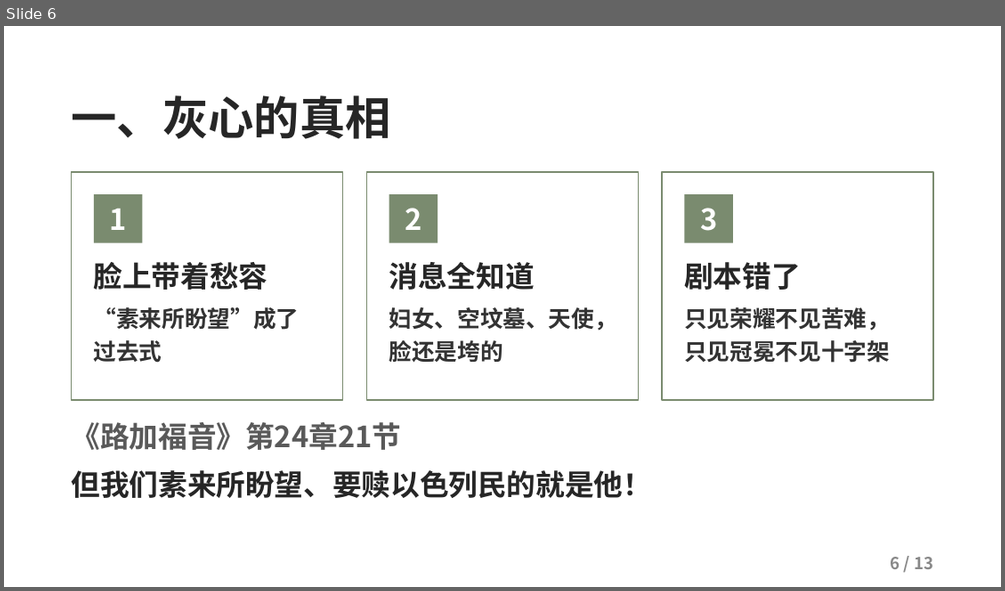
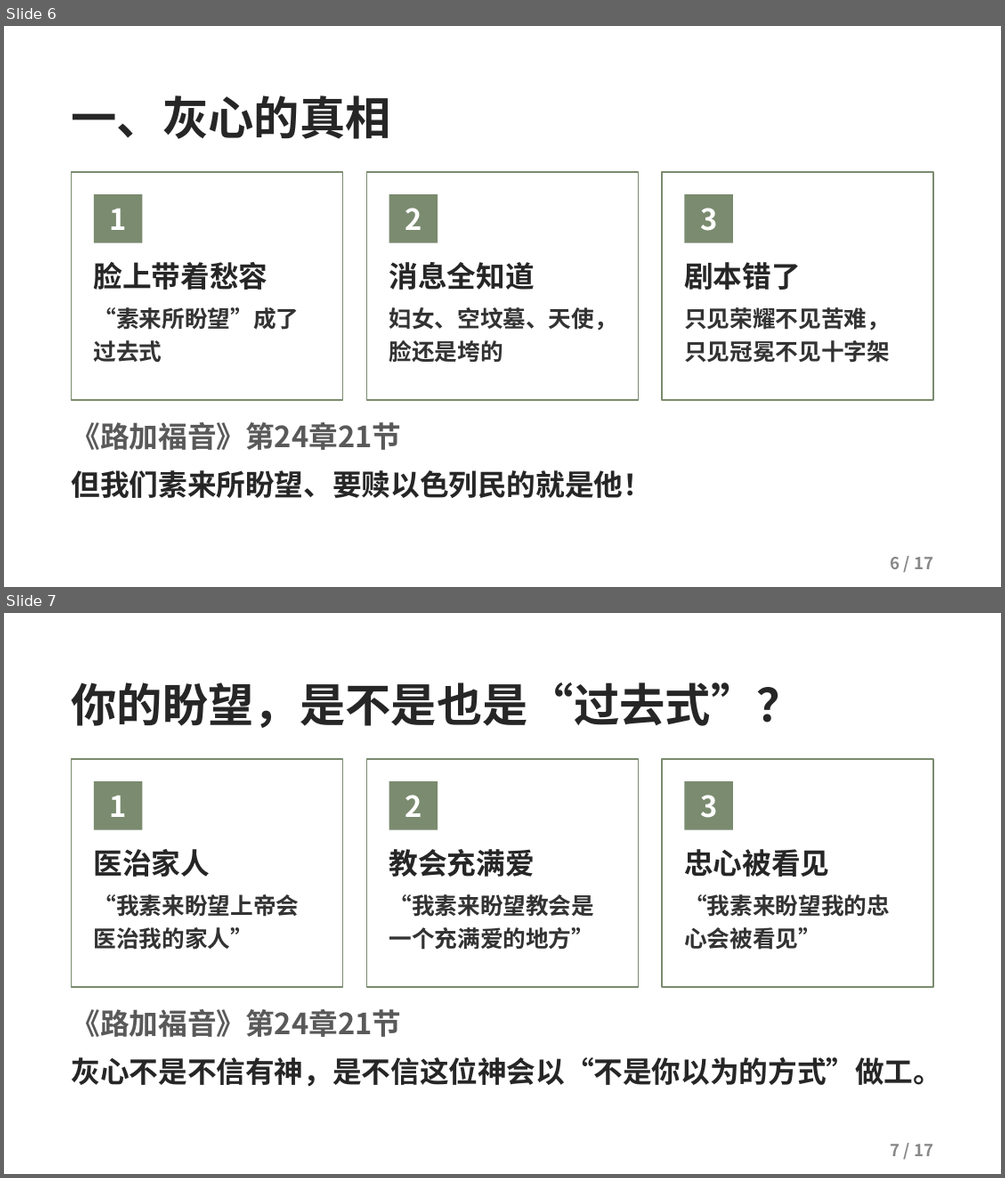
Before and after one commit to kaylechou/propresenter-lyric-tool, a slide deck: docs/从灰心到见证.pptx. Shown one above the other, each under a label of ours: slide 6 before the commit, slides 6 and 7 after it. The pictures are 1005x591 and 1005x1178 pixels, drawn with LibreOffice and Linux fonts; fonts in the diff are those of the drawing; background and template pictures are left out. Boxes give left, top, right and bottom in pixels: in the first picture for what was removed or moved away, otherwise in the second. Text is boxed around its words. In the diff, an @@ line names an element or a change of style, - is before the commit and + after.

Commit message:
更新讲道 PPT《从灰心到见证》v6：内容丰富，新增 4 页（盼望过去式、查经班、为什么是擘饼、呼召），共 17 页

```diff
--- a/docs/从灰心到见证.pptx
+++ b/docs/从灰心到见证.pptx
@@ slide 7 added at [4, 613, 1001, 1174], background picture (left out) @@
@@ text added at [72, 682, 802, 728], 44 pt, text #262626, bold @@
+你的盼望，是不是也是“过去式”？
@@ rectangle added at [72, 759, 343, 987], fill #FFFFFF, outline #7A8B6F 1.25 pt @@
@@ rectangle added at [367, 759, 638, 987], fill #FFFFFF, outline #7A8B6F 1.25 pt @@
@@ rectangle added at [662, 759, 933, 987], fill #FFFFFF, outline #7A8B6F 1.25 pt @@
@@ rectangle added at [94, 781, 142, 830], fill #7A8B6F, 28 pt, text #FFFFFF, bold @@
+1
@@ rectangle added at [389, 781, 437, 830], fill #7A8B6F, 28 pt, text #FFFFFF, bold @@
+2
@@ rectangle added at [685, 781, 733, 830], fill #7A8B6F, 28 pt, text #FFFFFF, bold @@
+3
@@ text added at [94, 849, 299, 949], 22 pt, text #333333, bold @@
+医治家人
+“我素来盼望上帝会医治我的家人”
@@ text added at [389, 849, 595, 949], 22 pt, text #333333, bold @@
+教会充满爱
+“我素来盼望教会是一个充满爱的地方”
@@ text added at [684, 849, 890, 949], 22 pt, text #333333, bold @@
+忠心被看见
+“我素来盼望我的忠心会被看见”
@@ text added at [72, 1009, 943, 1086], 28 pt, text #262626, bold @@
+《路加福音》第24章21节
+灰心不是不信有神，是不信这位神会以“不是你以为的方式”做工。
@@ text added at [890, 1143, 933, 1156], 16 pt, text #888888, bold @@
+7 / 17
@@ slide 6 changed as well @@
@@ text at [890, 556, 933, 569]: text changed @@
-6 / 13
+6 / 17
```
Also in this commit, not shown: 12 other slides changed, 3 other slides added.
